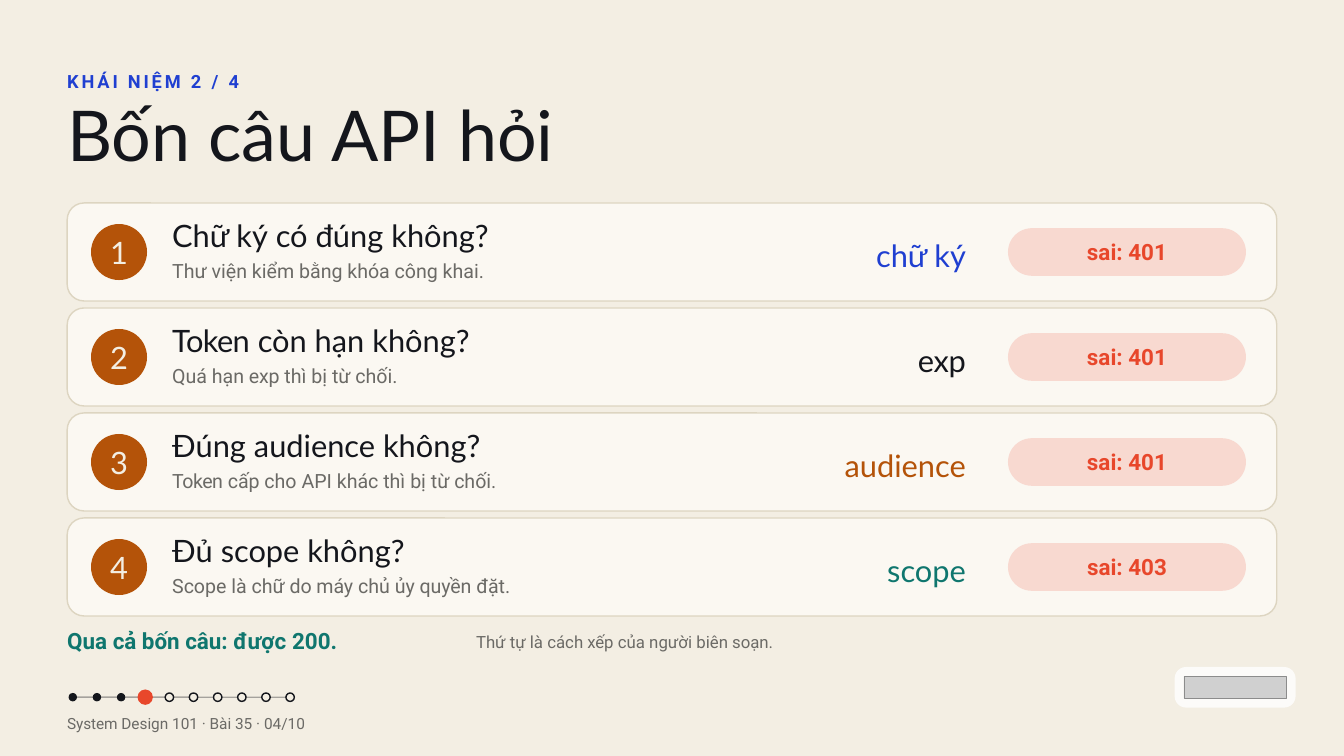
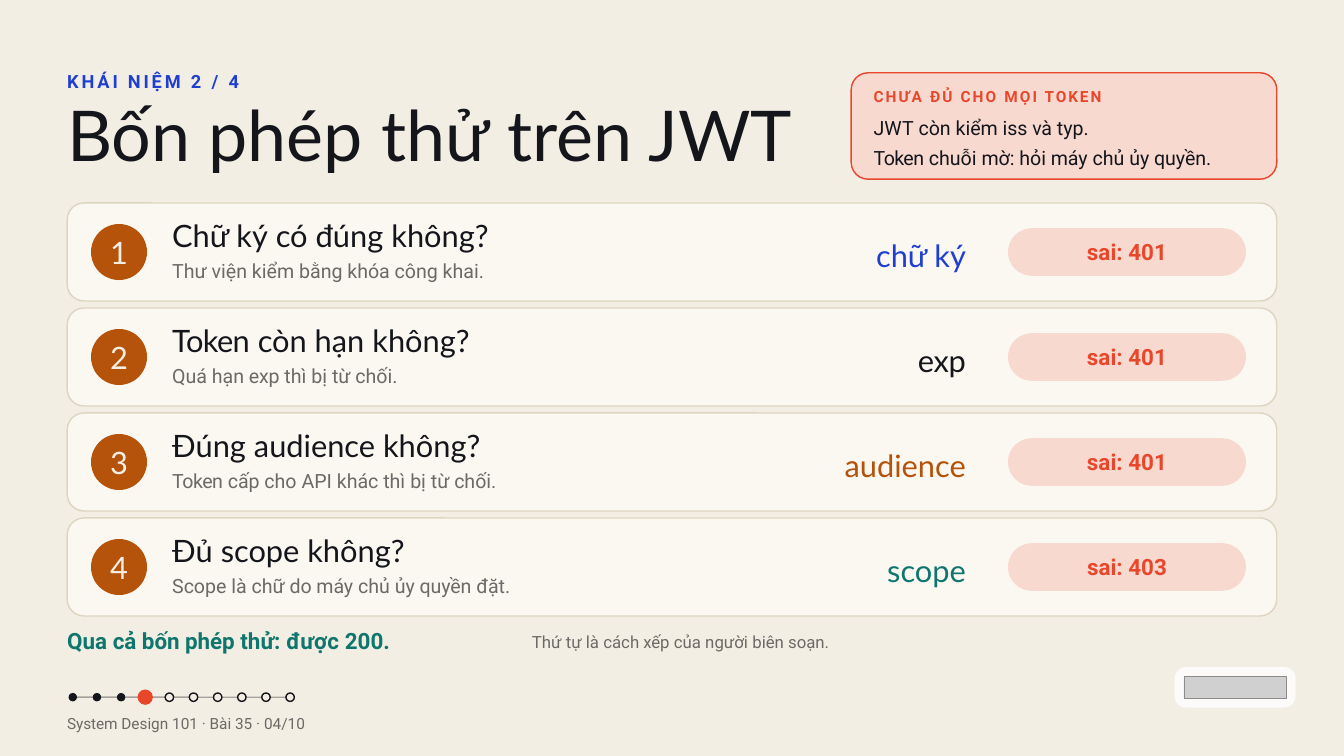
Before and after one commit to vohoailinh90/tool-marketing-studio, a slide deck: slide 4 of system-design-101/vi/lessons/sd-14-035/slides/sd-14-035.pptx. Drawn at 1344x756 pixels with LibreOffice and Linux fonts; fonts in the diff are those of the drawing; grey boxes stand for pictures. Boxes give left, top, right and bottom in pixels: in the first picture for what was removed or moved away, otherwise in the second. Text is boxed around its words. In the diff, an @@ line names an element or a change of style, - is before the commit and + after.

```diff
--- a/system-design-101/vi/lessons/sd-14-035/slides/sd-14-035.pptx
+++ b/system-design-101/vi/lessons/sd-14-035/slides/sd-14-035.pptx
@@ rounded rectangle added at (851, 73, 1277, 179), fill #F8D9D0, outline #E8472B 1.5 pt @@
@@ text added at (874, 88, 1102, 105), 16.5 pt, text #E8472B, bold @@
+CHƯA ĐỦ CHO MỌI TOKEN
@@ text at (67, 105, 791, 173): text changed @@
-Bốn câu API hỏi
+Bốn phép thử trên JWT
@@ text added at (874, 118, 1089, 139), 21 pt, text #14161C @@
+JWT còn kiểm iss và typ.
@@ text added at (874, 149, 1211, 169), 21 pt, text #14161C @@
+Token chuỗi mờ: hỏi máy chủ ủy quyền.
@@ text at (67, 630, 390, 654): text changed @@
-Qua cả bốn câu: được 200.
+Qua cả bốn phép thử: được 200.
@@ text "Thứ tự là cách xếp ...": place and size @@
-text "Thứ tự là cách xếp ..." at (476, 634, 773, 652)
+text "Thứ tự là cách xếp ..." at (532, 634, 829, 652)
```
Also in this commit, not shown: 2 other slides changed, 11 other files.
